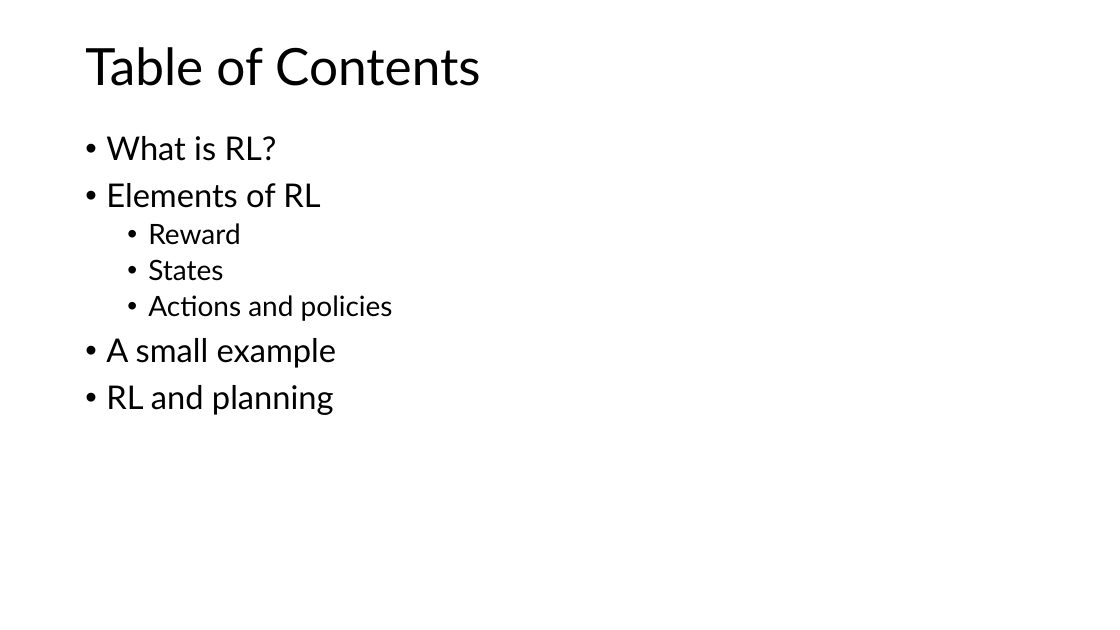
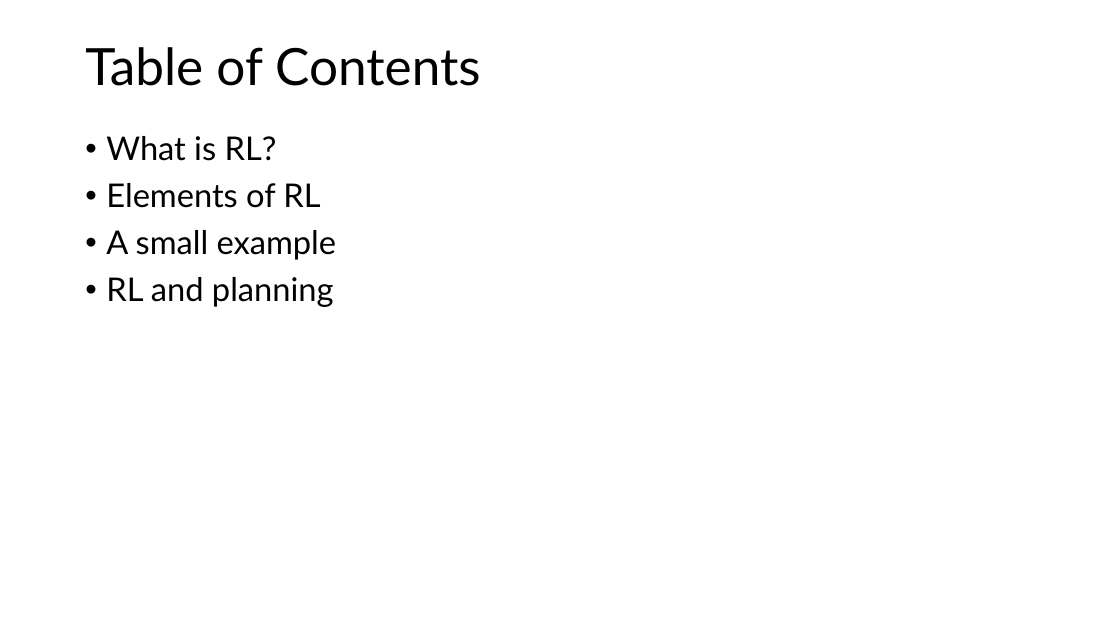
Before and after one commit to mhahsler/Introduction_to_Reinforcement_Learning, a slide deck: slide 5 of slides/Lecture_Chapter01.pptx. Drawn at 1120x630 pixels with LibreOffice and Linux fonts; fonts in the diff are those of the drawing. Boxes give left, top, right and bottom in pixels: in the first picture for what was removed or moved away, otherwise in the second. Text is boxed around its words. In the diff, an @@ line names an element or a change of style, - is before the commit and + after.

```diff
--- a/slides/Lecture_Chapter01.pptx
+++ b/slides/Lecture_Chapter01.pptx
@@ text at box(148, 223, 393, 321): paragraphs removed @@
-  • Reward
-  • States
-  • Actions and policies
```
Also in this commit, not shown: 8 other slides changed, 1 slide added, 2 slides removed, 21 other files.
